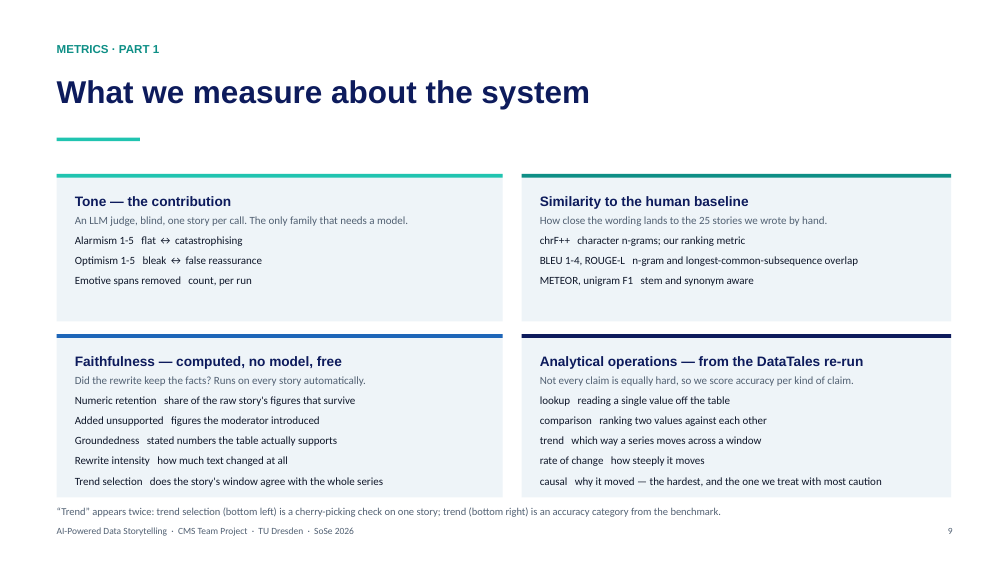
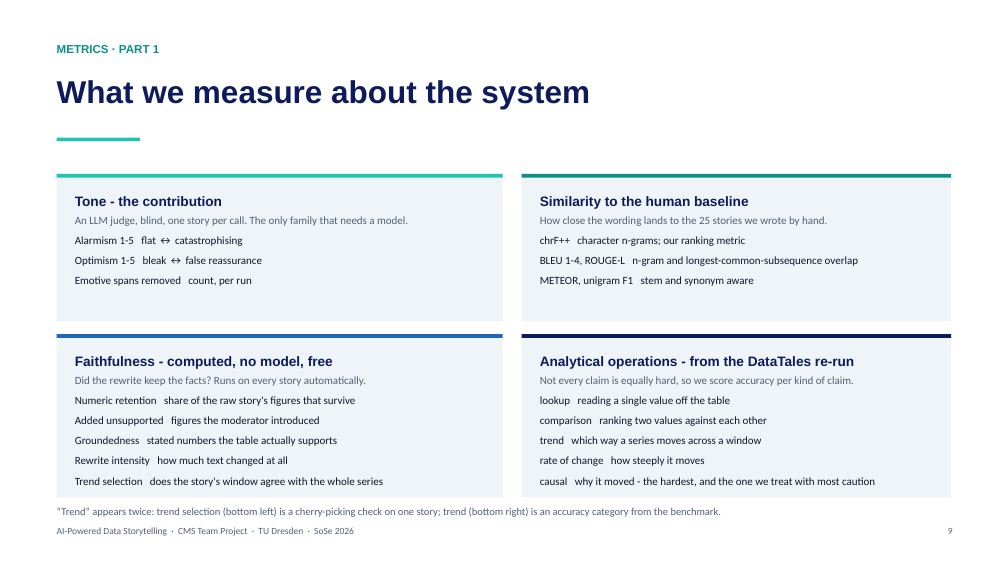
Before and after one commit to memoelsamadony/ai-powered-data-storytelling, a slide deck: slide 9 of presentation/AI-Storytelling-Final-Talk.pptx. Drawn at 1008x567 pixels with LibreOffice and Linux fonts; fonts in the diff are those of the drawing. Boxes give left, top, right and bottom in pixels: in the first picture for what was removed or moved away, otherwise in the second. Text is boxed around its words. In the diff, an @@ line names an element or a change of style, - is before the commit and + after.

```diff
--- a/presentation/AI-Storytelling-Final-Talk.pptx
+++ b/presentation/AI-Storytelling-Final-Talk.pptx
@@ text at (x1=75, y1=196, x2=222, y2=206): text changed @@
-Tone — the contribution
+Tone - the contribution
@@ text at (x1=75, y1=356, x2=333, y2=369): text changed @@
-Faithfulness — computed, no model, free
+Faithfulness - computed, no model, free
@@ text at (x1=540, y1=356, x2=854, y2=369): text changed @@
-Analytical operations — from the DataTales re-run
+Analytical operations - from the DataTales re-run
@@ text at (x1=540, y1=477, x2=875, y2=487): text changed @@
-causal why it moved — the hardest, and the one we treat with most caution
+causal why it moved - the hardest, and the one we treat with most caution
```
Also in this commit, not shown: 10 other slides changed, 24 other files.
